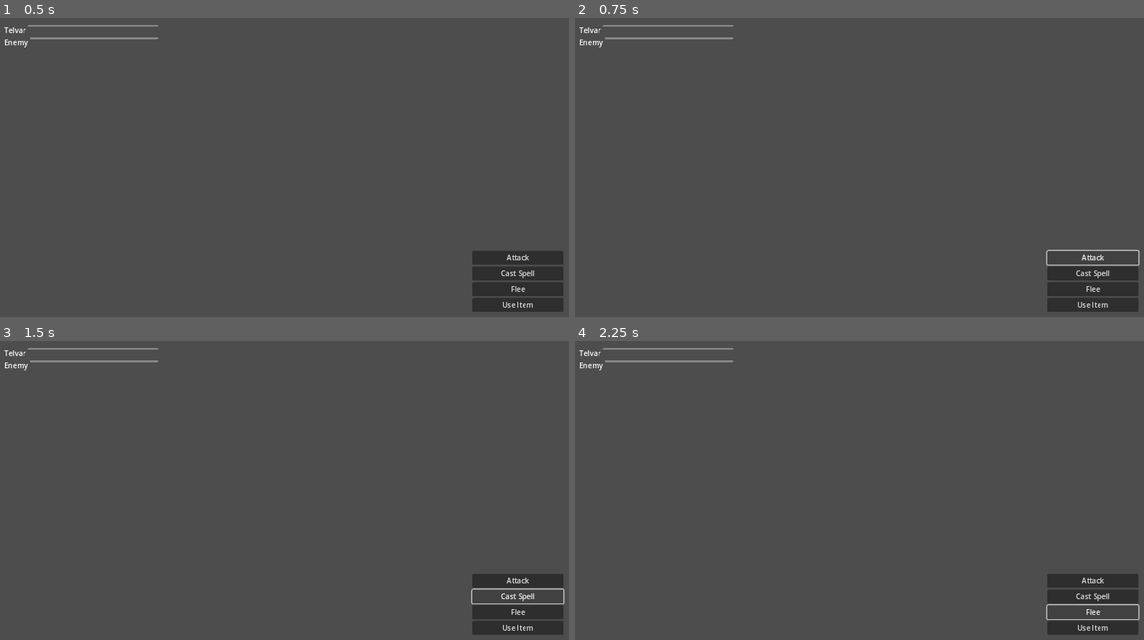
Above: before the commit, frames 1-4 (two rows, left to right).
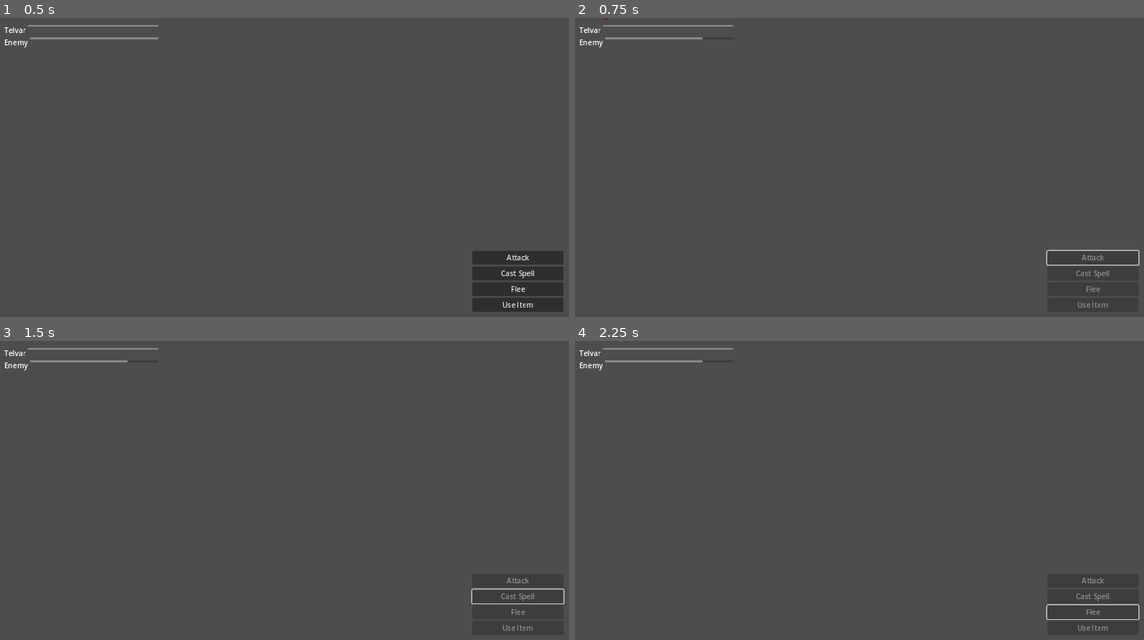
Above: after the commit, the same moments.

Repository: markcromwell/telvar-secundus
Game: Godot game, scene res://scenes/combat_ui.tscn
Two runs of this game, one before a commit and one after it. Both use one fixed random seed, a clock stepped at 60 frames per second and the inputs below.
Inputs (mouse positions are in pixels of both pictures, inside the frame that each line leads up to):
- Up to frame 1 (0.5 s): no input
- Up to frame 2 (0.75 s): click "Attack" at 0.5 s
- Up to frame 3 (1.5 s): click (517, 598) at 1.25 s, where only the run before the commit has a clickable "Cast Spell"
- Up to frame 4 (2.25 s): click (1092, 613) at 2 s, where only the run before the commit has a clickable "Flee"

Frame 1 is identical in both runs. In frame 2, 0.2% of the frame differs, in the area x 5-94%, y 0-97%; in frame 3, 0.2%, in the area x 22-94%, y 6-97%; in frame 4, 0.2%.

Commit message:
Code Forge: phase 2673 implementation
Spec #1288 — automated implementation by cursor worker
Phase: Attack Action and Damage Application
Complexity: moderate
Branch: feature/spec-1288-phase-2673

Diff:
--- a/project.godot
+++ b/project.godot
@@ -35,3 +35,4 @@
 [autoload]
 
 CombatManager="*res://scripts/combat_manager.gd"
+PlayerCombatActions="*res://scripts/player_combat_actions.gd"
--- /dev/null
+++ b/scripts/player_combat_actions.gd
@@ -0,0 +1,92 @@
+extends Node
+
+## Bridges main-scene UI (owned by other phases) to combat state: wires Attack and
+## applies 2–6 physical damage at range 1 with floating damage text.
+
+const MELEE_RANGE_TILES: int = 1
+
+
+func _ready() -> void:
+	# Autoload runs before the main scene is current_scene; wait one frame to wire UI.
+	await get_tree().process_frame
+	_try_wire_attack_button()
+
+
+func _try_wire_attack_button() -> void:
+	var scene_root: Node = get_tree().current_scene
+	if scene_root == null:
+		return
+	var attack_btn: Node = scene_root.find_child("Attack", true, false)
+	if attack_btn is Button:
+		var b: Button = attack_btn as Button
+		if not b.pressed.is_connected(_on_attack_pressed):
+			b.pressed.connect(_on_attack_pressed)
+
+
+func _on_attack_pressed() -> void:
+	if not CombatManager.is_player_turn():
+		return
+	if CombatManager.enemy_hp <= 0:
+		return
+	if not _is_target_in_melee_range():
+		return
+
+	var damage: int = randi_range(2, 6)
+	CombatManager.enemy_hp = maxi(0, CombatManager.enemy_hp - damage)
+	_refresh_enemy_hp_bar()
+	_spawn_damage_float(damage)
+	CombatManager.begin_enemy_turn()
+
+
+func _is_target_in_melee_range() -> bool:
+	# No tactical grid in this bootstrap scene; treat combat as adjacent (range 1).
+	return MELEE_RANGE_TILES >= 1
+
+
+func _refresh_enemy_hp_bar() -> void:
+	var scene_root: Node = get_tree().current_scene
+	if scene_root == null:
+		return
+	var bar: Node = scene_root.find_child("EnemyHPBar", true, false)
+	if bar is ProgressBar:
+		var pb: ProgressBar = bar as ProgressBar
+		pb.max_value = float(CombatManager.enemy_max_hp)
+		pb.value = float(CombatManager.enemy_hp)
+
+
+func _spawn_damage_float(amount: int) -> void:
+	var scene_root: Node = get_tree().current_scene
+	if scene_root == null:
+		return
+	var host: Control = scene_root.get_node_or_null("Root") as Control
+	if host == null:
+		host = scene_root as Control
+
+	var label := Label.new()
+	label.text = "-%d" % amount
+	label.mouse_filter = Control.MOUSE_FILTER_IGNORE
+	label.add_theme_color_override("font_color", Color(1.0, 0.35, 0.12))
+	label.add_theme_color_override("font_outline_color", Color(0, 0, 0))
+	label.add_theme_constant_override("outline_size", 5)
+
+	host.add_child(label)
+
+	var enemy_bar: Node = scene_root.find_child("EnemyHPBar", true, false)
+	if enemy_bar is Control:
+		var c: Control = enemy_bar as Control
+		label.global_position = c.global_position + Vector2(-8.0, -36.0)
+	else:
+		label.global_position = Vector2(180.0, 56.0)
+
+	var tw := create_tween()
+	var end_pos: Vector2 = label.global_position + Vector2(0.0, -44.0)
+	tw.set_parallel(true)
+	tw.tween_property(label, "global_position", end_pos, 0.65).set_trans(Tween.TRANS_QUAD).set_ease(Tween.EASE_OUT)
+	tw.tween_property(
+		label,
+		"modulate",
+		Color(label.modulate.r, label.modulate.g, label.modulate.b, 0.0),
+		0.65,
+	)
+	tw.chain()
+	tw.tween_callback(label.queue_free)
